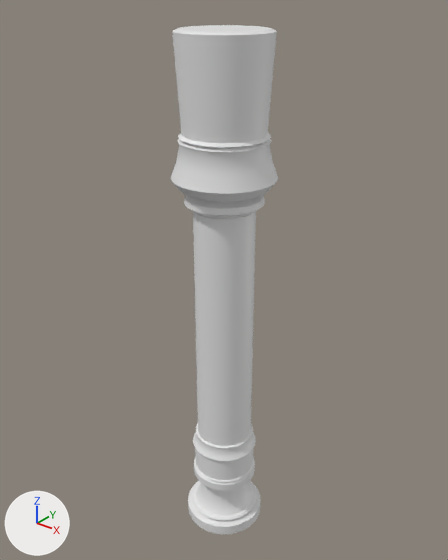
One commit to the FBX model Assets/Models/recorderTemp.fbx: the scene before it, then after it.
Rendered twice from a 50 mm camera at (3.1, -3.88, 2.43) aimed at (-0.08, 0.09, -0.04). The lights are fixed; the arrows at lower left show +X, +Y and +Z. The first picture is the older version. Where no turn or scale is listed for an object, it has been applied to the vertices.
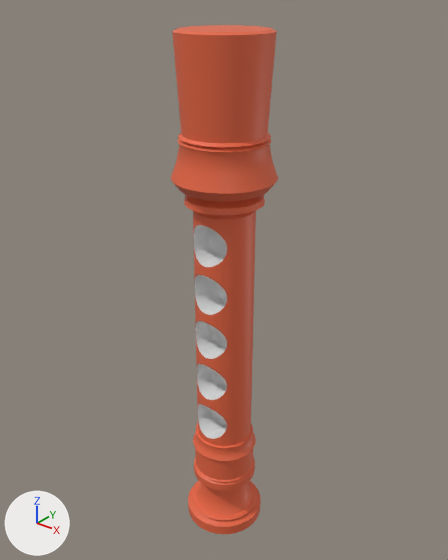
Boxes [x1, y1, x2, y2] around the edits, measured in the pictures (448 x 560 px):
part 1 of me_cylinder_001, added: after [193, 211, 228, 446]
part 2 of me_cylinder_001, recoloured (darker): [171, 25, 278, 534] in both

The edits, one by one:
Material 'BlackBit' (mat_blackbit) is new.
Its base color is (0.8, 0.8, 0.8) (white #e7e7e7).
Material 'WhiteBit' (mat_whitebit) is new.
Its base color is (0.8, 0.134, 0.0541) (orange #e76642).
me_cylinder_001 is used by ob_cylinder; location (0.0, 0.0, -2.463).
me_cylinder_001 had 1248 vertices, 1218 faces and spanned x -0.44..0.44, y -0.44..0.44, z -0.21..4.56.
me_cylinder_001 now has 2438 vertices, 2213 faces and spans x -0.44..0.44, y -0.44..0.44, z -0.21..4.56.
me_cylinder_001 part 1: 1190 vertices added at x -0.18..0.18, y -0.27..0.0, z 0.89..3.08.
me_cylinder_001 part 2: 1210 faces spanning x -0.44..0.44, y -0.44..0.44, z -0.21..4.56 switch from no material to mat_whitebit (orange #e76642).
me_cylinder_001 gains material mat_blackbit (white #e7e7e7).
